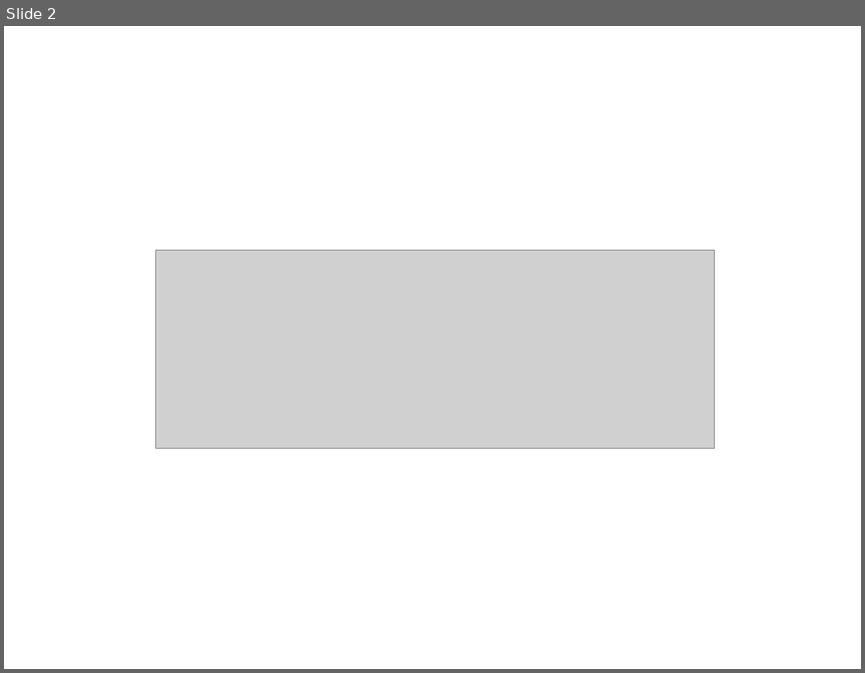
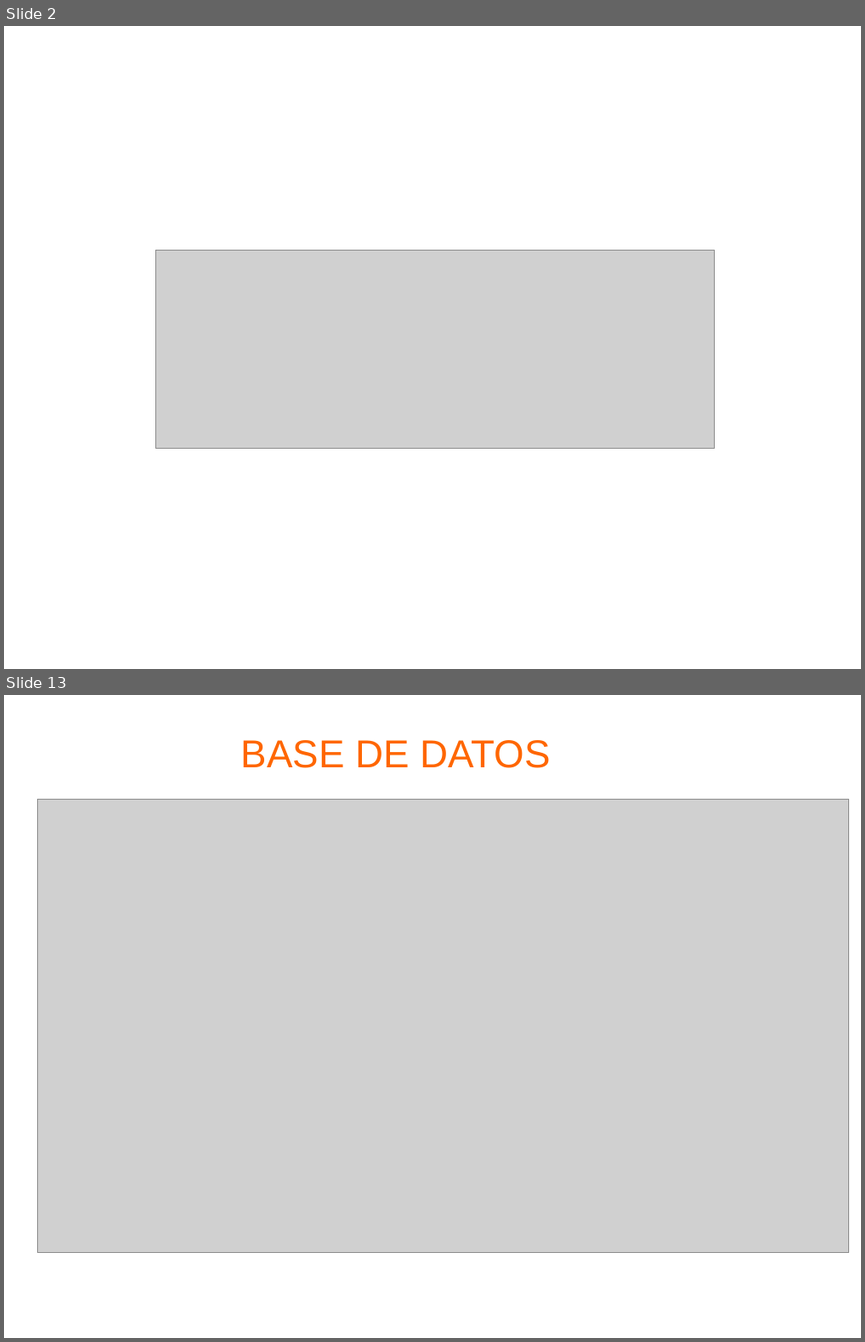
Before and after one commit to i52eszur/carneaerp, a slide deck: documentacion/presentacion/presentacion.odp. Shown one above the other, each under a label of ours: slide 2 before the commit, slides 2 and 13 after it; the slides between them are not shown. The pictures are 865x673 and 865x1342 pixels, drawn with LibreOffice and Linux fonts; fonts in the diff are those of the drawing; grey boxes stand for pictures; background and template pictures are left out. Boxes give left, top, right and bottom in pixels: in the first picture for what was removed or moved away, otherwise in the second. Text is boxed around its words. In the diff, an @@ line names an element or a change of style, - is before the commit and + after.

```diff
--- a/documentacion/presentacion/presentacion.odp
+++ b/documentacion/presentacion/presentacion.odp
@@ slide 13 added at [4,695,861,1338], background #FFFFFF @@
@@ title added at [241,740,550,768], 36 pt, text #FF6600 @@
+BASE DE DATOS
@@ picture added at [37,800,849,1253] @@
```
Also in this commit, not shown: 1 slide changed, 13 other slides added, 3 slides removed, 5 other files.
